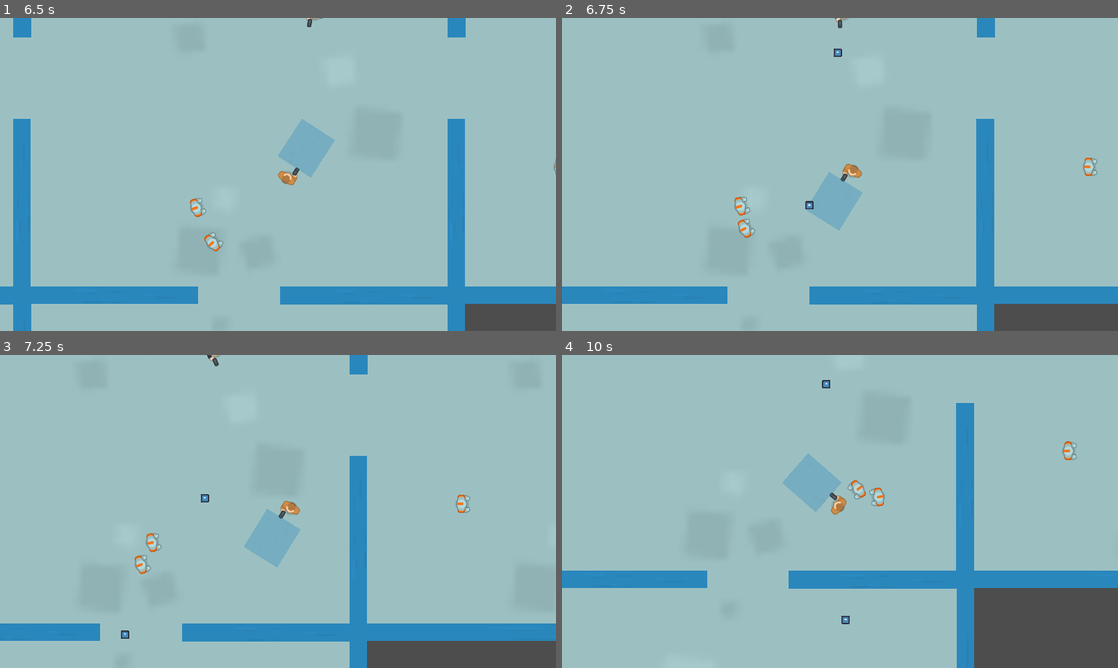
Above: before the commit, frames 1-4 (two rows, left to right).
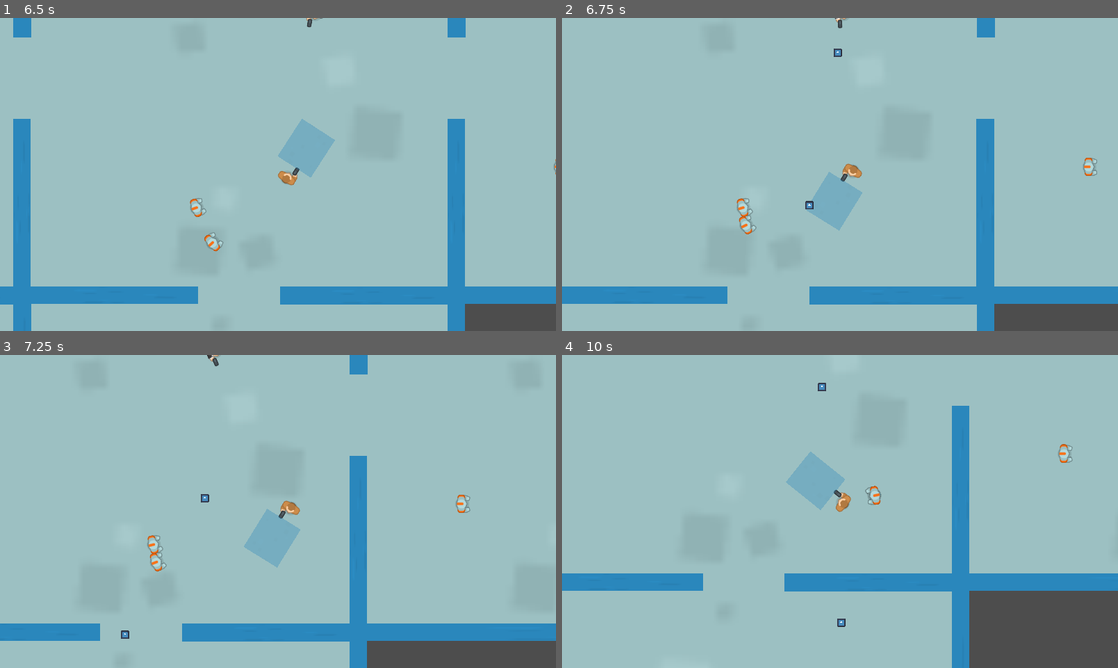
Above: after the commit, the same moments.

Repository: dmq262/Shadow-Stallion
Game: Godot game, scene res://scenes/main.tscn
Same seed, same stepped clock (60 frames per second), same inputs: the game is played once before the commit and once after it. The engine's default icon, where the game draws it, is replaced by a stand-in: a white triangle on a blue panel in a dark square. Sound files missing from this copy of the repository are replaced by a short silence.
Inputs (mouse positions are in pixels of both pictures, inside the frame that each line leads up to):
- Up to frame 1 (6.5 s): move the mouse to (250, 237) at 0.52 s; hold W (move_up) 0.53-2.03 s; right-click (250, 237) at 0.6 s; move the mouse to (444, 221) at 1.27 s; tap Shift (dash) at 1.35, 3.6, 5.85 s; move the mouse to (111, 127) at 2.02 s; hold A (move_left) 2.03-3.53 s; click (111, 127) at 2.1 s; move the mouse to (305, 174) at 2.77 s; right-click (305, 174) at 2.85 s; move the mouse to (194, 96) at 3.52 s; hold S (move_down) 3.53-4.28 s; move the mouse to (400, 158) at 4.27 s; hold D (move_right) 4.28-5.03 s; click (400, 158) at 4.35 s; move the mouse to (166, 190) at 5.02 s; hold W (move_up) 5.03-5.78 s; right-click (166, 190) at 5.1 s; move the mouse to (333, 105) at 5.77 s; hold D (move_right) from 5.78 s (still down)
- Up to frame 2 (6.75 s): keep holding D (move_right); move the mouse to (812, 237) at 6.52 s; click (812, 237) at 6.6 s
- Up to frame 3 (7.25 s): keep holding D (move_right)
- Up to frame 4 (10 s): move the mouse to (1006, 558) at 7.27 s; right-click (1006, 558) at 7.35 s; move the mouse to (673, 464) at 8.02 s; release D (move_right) at 8.03 s; hold S (move_down) 8.03-8.78 s; tap Shift (dash) at 8.1 s; move the mouse to (867, 511) at 8.77 s; hold A (move_left) 8.78-9.53 s; click (867, 511) at 8.85 s; move the mouse to (756, 433) at 9.52 s; hold W (move_up) from 9.53 s (still down); right-click (756, 433) at 9.6 s

Frame 1 is identical in both runs. In frame 2, 0.2% of the frame differs, in the area x 31-35%, y 57-71%; in frame 3, 0.3%; in frame 4, 3.7%, in the area x 0-100%, y 8-100%.

Commit message:
enemies only collide with player

Diff:
--- a/scenes/enemy_melee.tscn
+++ b/scenes/enemy_melee.tscn
@@ -7,6 +7,7 @@
 radius = 26.0768
 
 [node name="enemy_melee" type="CharacterBody2D" groups=["enemy"]]
+collision_mask = 2
 script = ExtResource("1_x3320")
 
 [node name="Sprite2D" type="Sprite2D" parent="."]
--- a/scenes/player.tscn
+++ b/scenes/player.tscn
@@ -24,6 +24,8 @@
 size = Vector2(103, 91)
 
 [node name="player" type="CharacterBody2D" groups=["player"]]
+collision_layer = 3
+collision_mask = 3
 script = ExtResource("1_jgedc")
 bullet_scene = ExtResource("2_otwcl")
 
